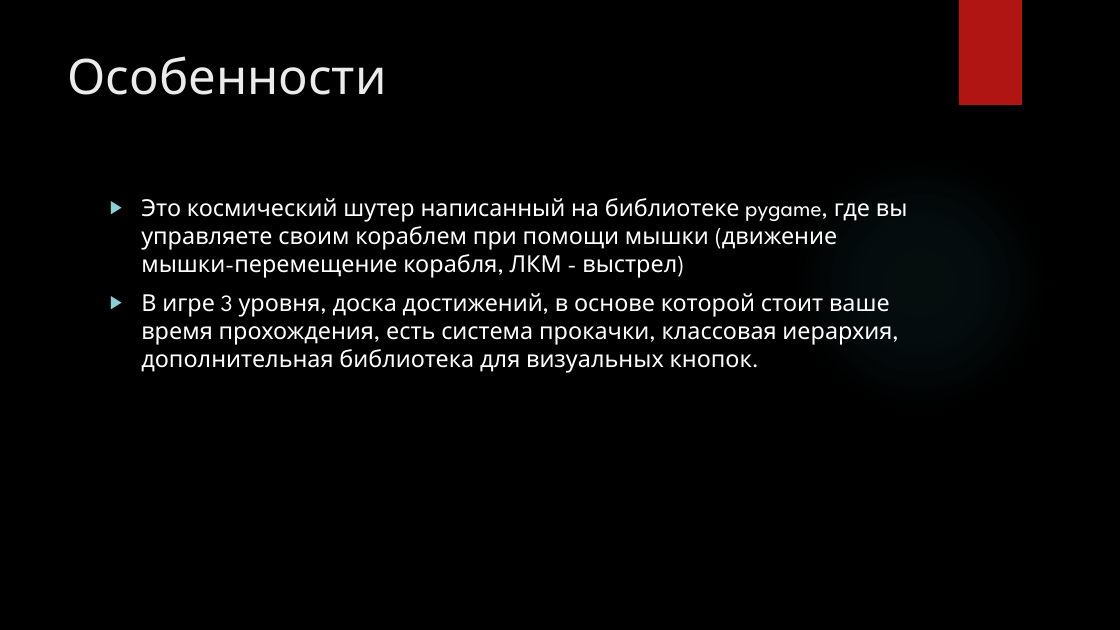
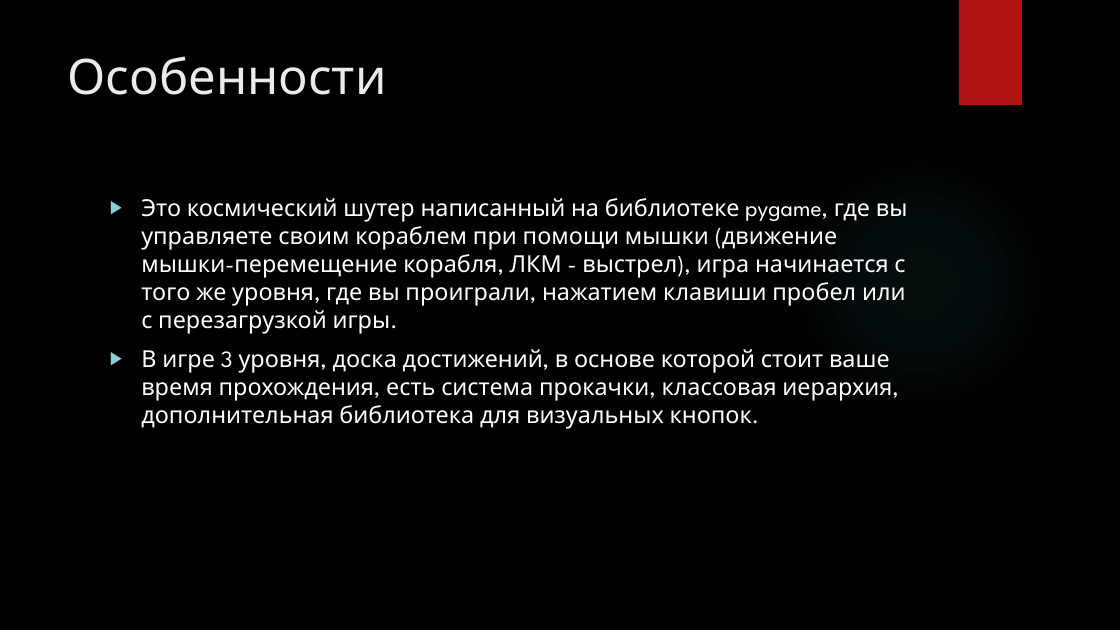
Before and after one commit to timur1608/pygame_project, a slide deck: slide 2 of Описание.pptx. Drawn at 1120x630 pixels with LibreOffice and Linux fonts; fonts in the diff are those of the drawing; background and template pictures are left out. Boxes give left, top, right and bottom in pixels: in the first picture for what was removed or moved away, otherwise in the second. Text is boxed around its words. In the diff, an @@ line names an element or a change of style, - is before the commit and + after.

Commit message:
final commit

```diff
--- a/Описание.pptx
+++ b/Описание.pptx
@@ text at box(141, 198, 908, 334): text changed @@
-▶ Это космический шутер написанный на библиотеке pygame, где вы управляете своим кораблем при помощи мышки (движение мышки-перемещение корабля, ЛКМ - выстрел)
+▶ Это космический шутер написанный на библиотеке pygame, где вы управляете своим кораблем при помощи мышки (движение мышки-перемещение корабля, ЛКМ - выстрел), игра начинается с того же уровня, где вы проиграли, нажатием клавиши пробел или с перезагрузкой игры.
```
